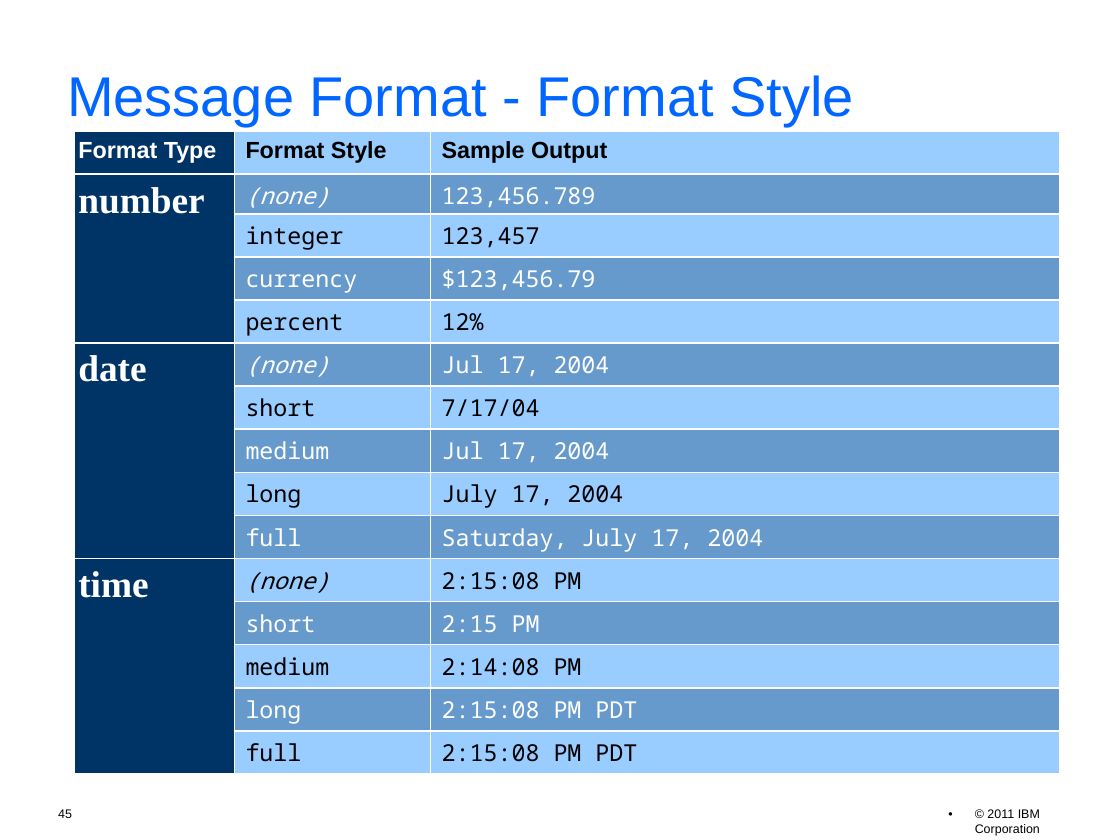
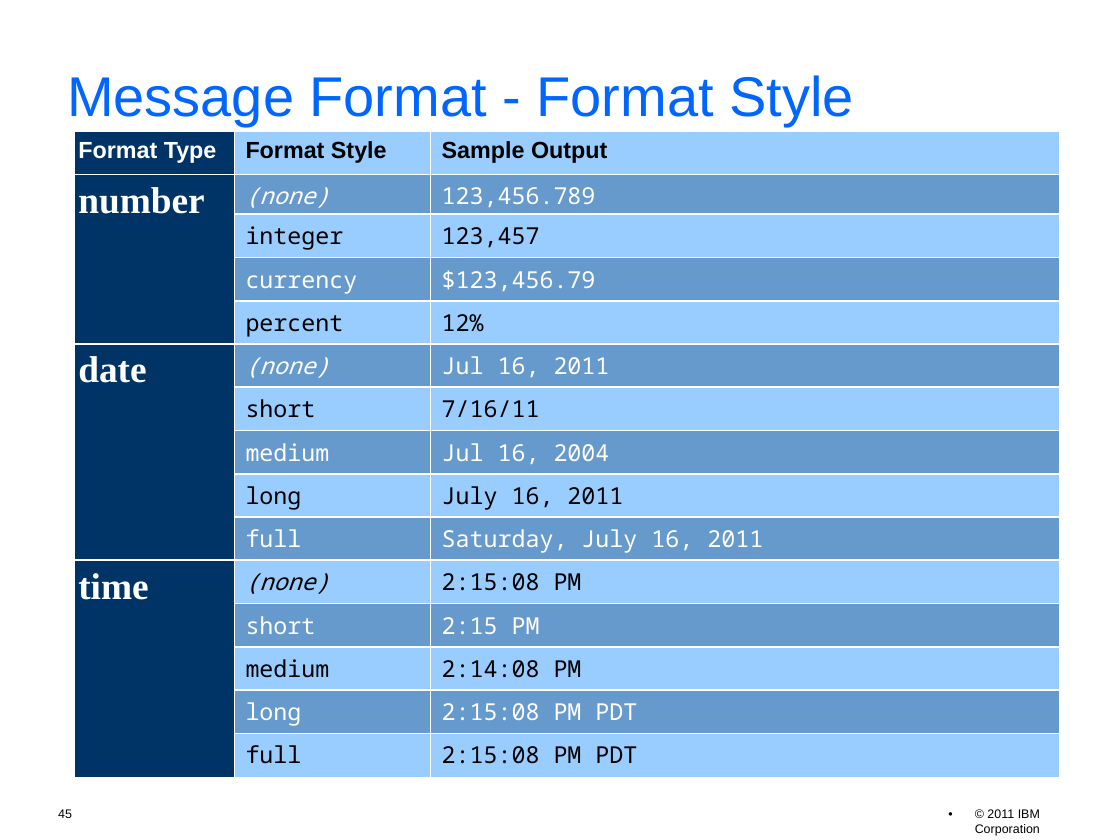
Before and after one commit to unicode-org/icu-docs, a slide deck: slide 45 of docs/pres/icu_workshop.odp. Drawn at 1120x840 pixels with LibreOffice and Linux fonts; fonts in the diff are those of the drawing; background and template pictures are left out. Boxes give left, top, right and bottom in pixels: in the first picture for what was removed or moved away, otherwise in the second. Text is boxed around its words. In the diff, an @@ line names an element or a change of style, - is before the commit and + after.

```diff
--- a/docs/pres/icu_workshop.odp
+++ b/docs/pres/icu_workshop.odp
@@ table at (74, 131, 1060, 777) @@
-row 6, column 3: Jul 17, 2004
+row 6, column 3: Jul 16, 2011
-row 7, column 3: 7/17/04
+row 7, column 3: 7/16/11
-row 8, column 3: Jul 17, 2004
+row 8, column 3: Jul 16, 2004
-row 9, column 3: July 17, 2004
+row 9, column 3: July 16, 2011
-row 10, column 3: Saturday, July 17, 2004
+row 10, column 3: Saturday, July 16, 2011
```
Also in this commit, not shown: 3 other slides changed, 1 other file.
